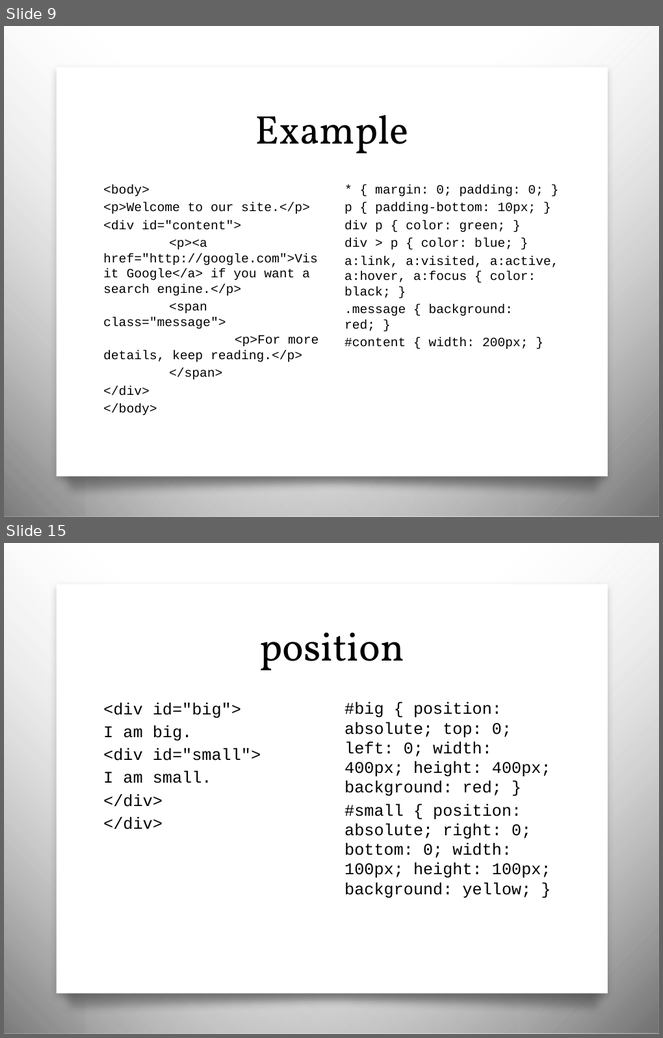
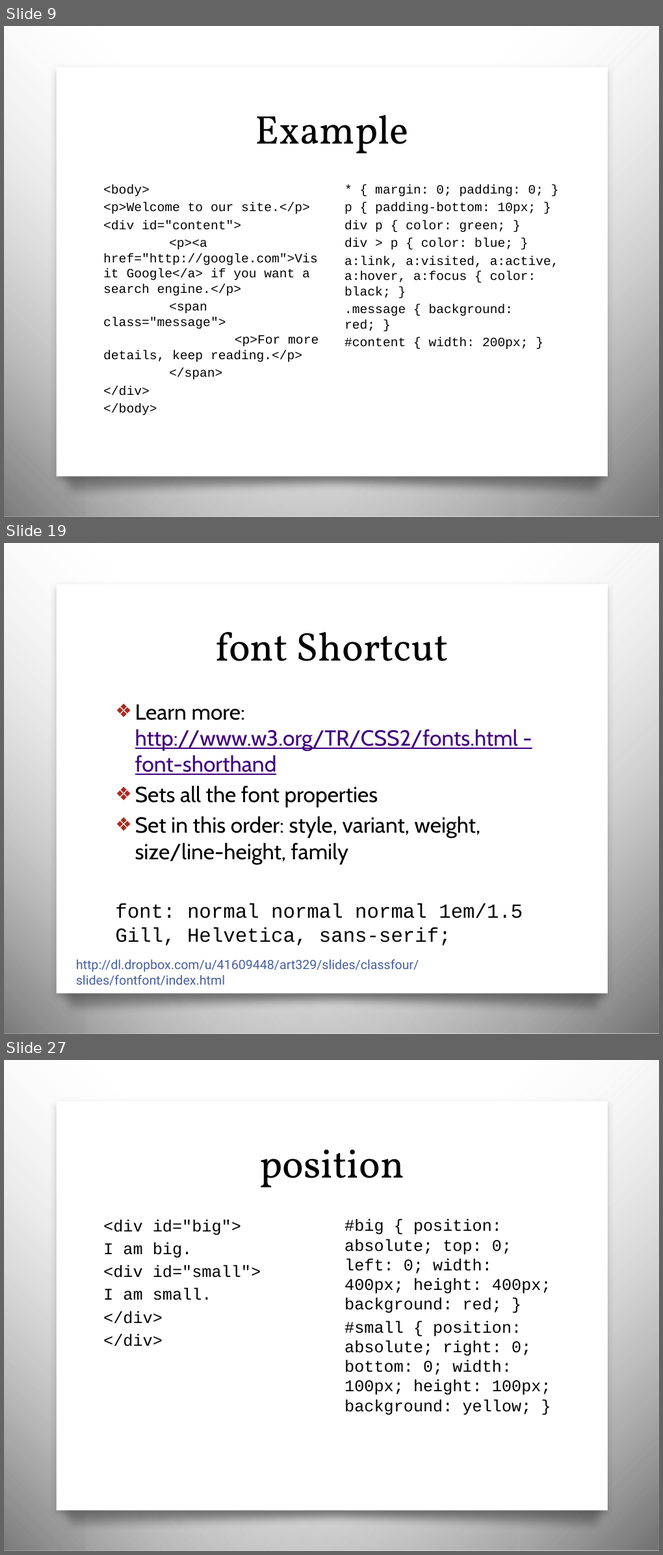
Before and after one commit to awayken/USF-ART329, a slide deck: slides/classthree/slides.pptx. Shown one above the other, each under a label of ours: slides 9 and 15 before the commit, slides 9, 19 and 27 after it; the slides between them are not shown. The pictures are 663x1038 and 663x1555 pixels, drawn with LibreOffice and Linux fonts; fonts in the diff are those of the drawing; background and template pictures are left out. Boxes give left, top, right and bottom in pixels: in the first picture for what was removed or moved away, otherwise in the second. Text is boxed around its words. In the diff, an @@ line names an element or a change of style, - is before the commit and + after.

```diff
--- a/slides/classthree/slides.pptx
+++ b/slides/classthree/slides.pptx
@@ slide 19 added at [4,543,659,1034], background picture (left out); not listed: 4 template elements that a slide beside it also shows @@
@@ title added at [215,632,449,661], 44 pt, text #000000 @@
+font Shortcut
@@ text added at [115,704,523,946], 24 pt, text #000000 @@
+❖ Learn more: http://www.w3.org/TR/CSS2/fonts.html - font-shorthand
+❖ Sets all the font properties
+❖ Set in this order: style, variant, weight, size/line-height, family
+font: normal normal normal 1em/1.5 Gill, Helvetica, sans-serif;
@@ text added at [76,960,419,986], 14 pt, text #465E9C @@
+http://dl.dropbox.com/u/41609448/art329/slides/classfour/slides/fontfont/index.html
@@ what was slide 15 is now slide 27 @@
```
Also in this commit, not shown: 5 slides changed, 12 other slides added, 28 other files.
